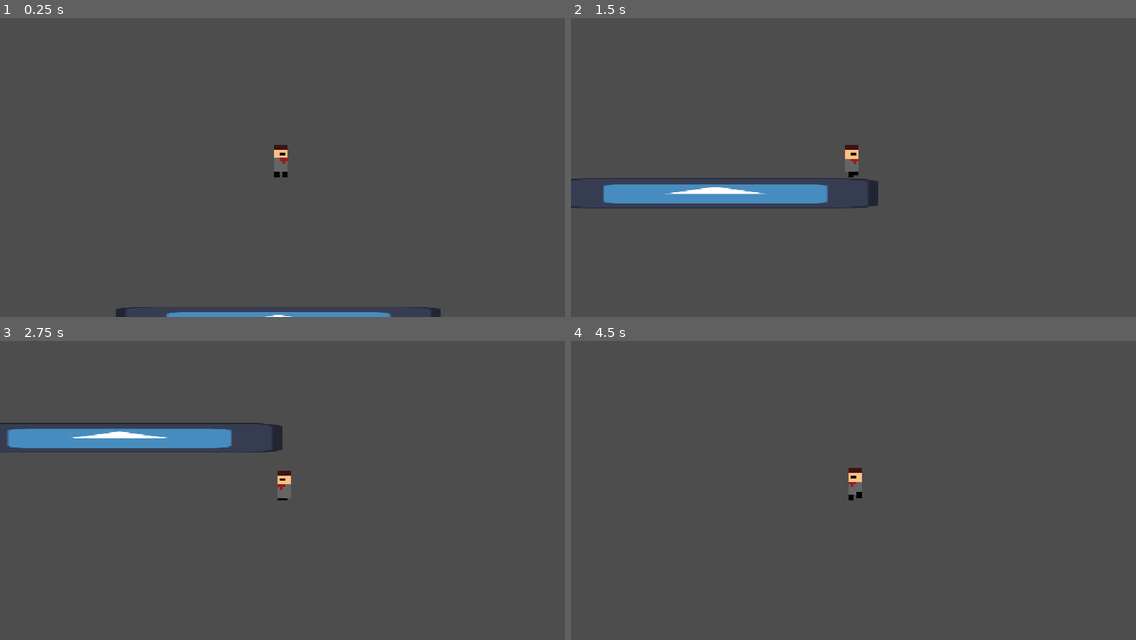
Above: before the commit, frames 1-4 (two rows, left to right).
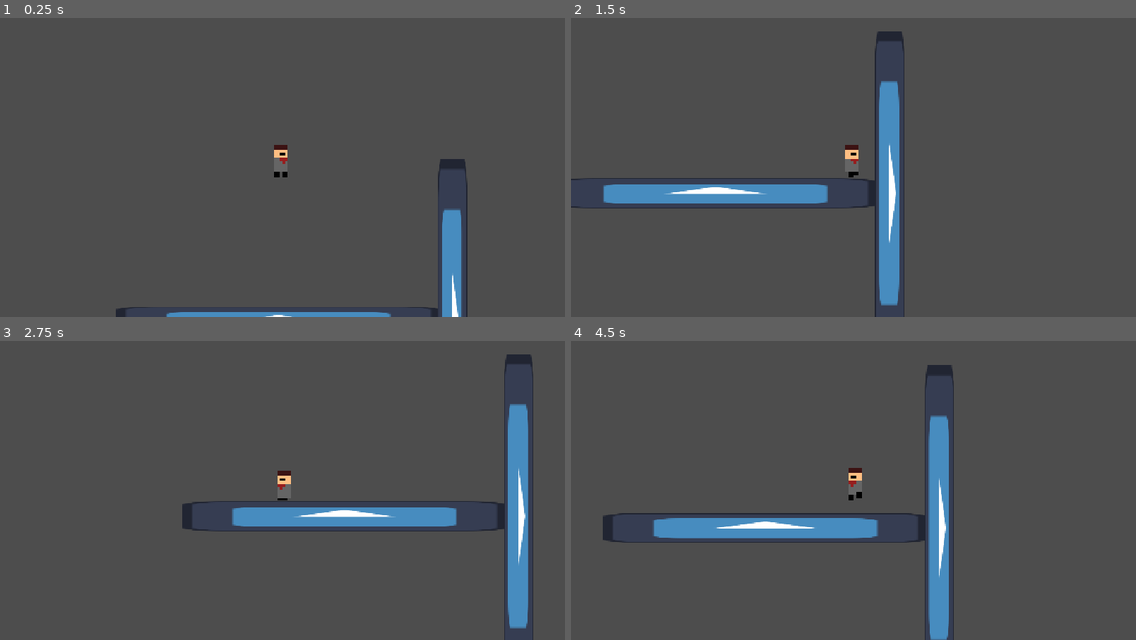
Above: after the commit, the same moments.

Repository: Coog-Interactive/GMTK-Team-Godot
Game: Godot game, scene res://source/scenes/level0.tscn
Same seed, same stepped clock (60 frames per second), same inputs: the game is played once before the commit and once after it. The project has no main scene, so this scene is started directly. The engine's default icon, where the game draws it, is replaced by a stand-in: a white triangle on a blue panel in a dark square.
Inputs:
- Up to frame 1 (0.25 s): no input
- Up to frame 2 (1.5 s): tap Enter (ui_accept) at 0.5, 0.77 s; hold Z (dash) 0.53-1.28 s; hold Right (ui_right) from 0.53 s (still down); tap Z (dash) at 1.35 s
- Up to frame 3 (2.75 s): tap Enter (ui_accept) at 1.52 s; release Right (ui_right) at 2.03 s; hold Left (ui_left) from 2.03 s (still down); hold Z (dash) from 2.03 s (still down)
- Up to frame 4 (4.5 s): release Left (ui_left) at 2.78 s; release Z (dash) at 2.78 s; hold Right (ui_right) 2.78-4.28 s; tap Z (dash) at 2.85, 4.35 s; tap Enter (ui_accept) at 3.02, 3.77 s; hold Z (dash) 3.53-4.28 s; hold Left (ui_left) from 4.28 s (still down)

The runs differ from the first frame. In frame 1, 1.6% of the frame differs, in the area x 77-83%, y 47-100%; in frame 2, 3.2%; in frame 3, 9.4%, in the area x 0-95%, y 4-100%; in frame 4, 6.5%.

Commit message:
Add Simple Wall-running

Diff:
--- a/source/scenes/level0.tscn
+++ b/source/scenes/level0.tscn
@@ -19,5 +19,17 @@
 scale = Vector2(1.0045047, 6.3333344)
 shape = SubResource("RectangleShape2D_nusuv")
 
+[node name="Floor2" type="StaticBody2D" parent="." unique_id=1949927047]
+position = Vector2(1063, 504.00003)
+rotation = 1.5707964
+scale = Vector2(7.4, 0.67999995)
+
+[node name="Sprite2D" type="Sprite2D" parent="Floor2" unique_id=860973942]
+texture = ExtResource("1_hd30q")
+
+[node name="CollisionShape2D" type="CollisionShape2D" parent="Floor2" unique_id=612433972]
+scale = Vector2(1.0045047, 6.3333344)
+shape = SubResource("RectangleShape2D_nusuv")
+
 [node name="Player" parent="." unique_id=1511638149 instance=ExtResource("2_gb36a")]
 position = Vector2(568, 0)
--- a/source/scripts/player.gd
+++ b/source/scripts/player.gd
@@ -11,11 +11,14 @@
 
 var speed: float = 0.0
 var crouching: bool = false
+var wall_running: bool = false
 
 func _physics_process(delta: float) -> void:
 	# Add the gravity.
 	if not is_on_floor():
 		velocity += get_gravity() * delta
+	else:
+		wall_running = false
 
 	# Handle jump.
 	if Input.is_action_just_pressed("ui_accept") and is_on_floor():
@@ -29,7 +32,12 @@
 		speed -= ACCELERATION
 		speed = clampf(speed, WALK_SPEED, MAX_DASH_SPEED)
 
-	# Get the input direction and handle the movement/deceleration.
+	# Wall running.
+	if speed > MIN_DASH_SPEED and not wall_running and is_on_wall() and not is_on_floor():
+		wall_running = true
+		velocity.y = (speed - MIN_DASH_SPEED) * -1
+
+	# Get the input direction and havelocity.y += 10ndle the movement/deceleration.
 	# As good practice, you should replace UI actions with custom gameplay actions.
 	var direction: float = Input.get_axis("ui_left", "ui_right")
 	if direction:
